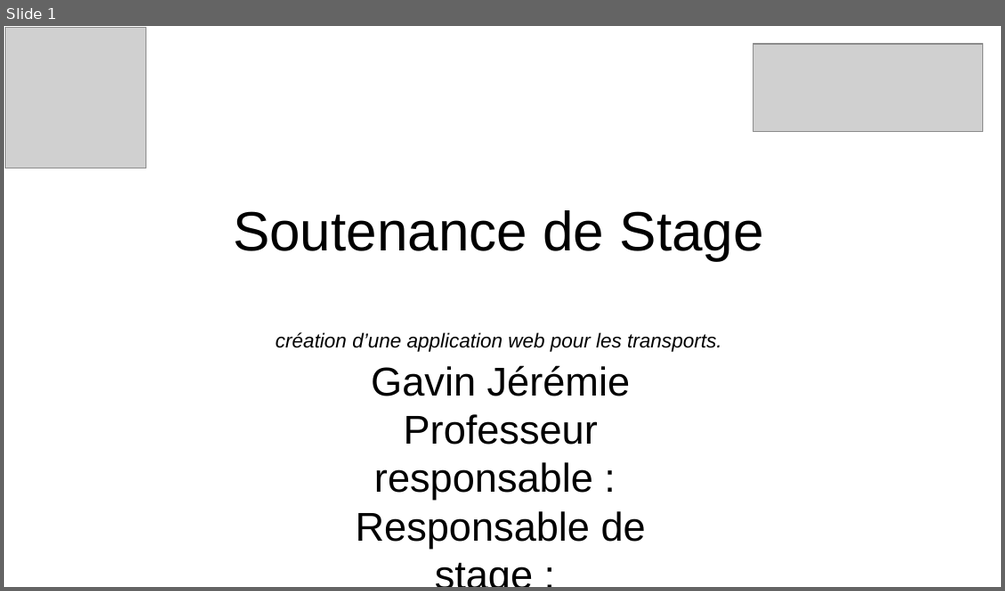
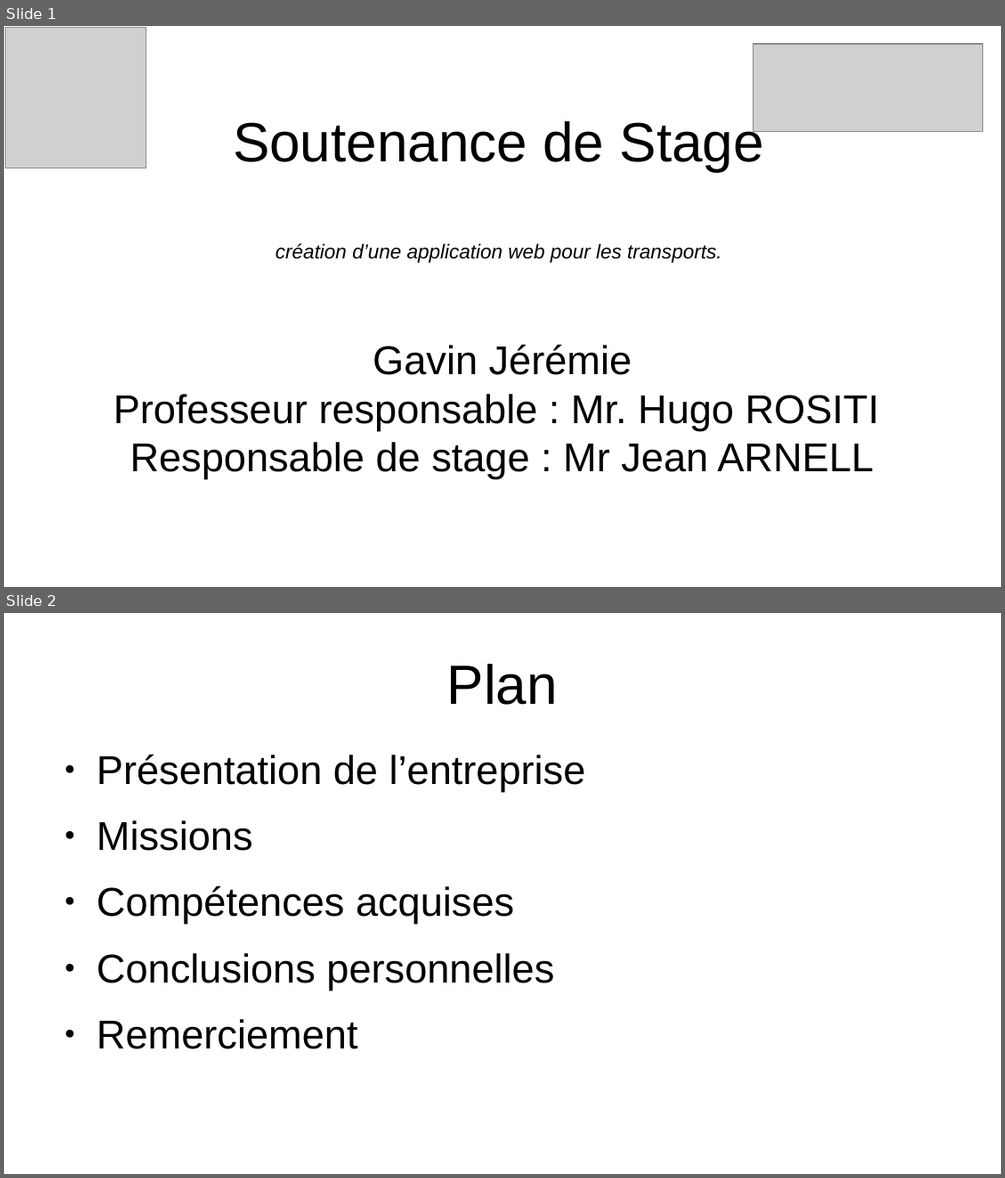
Before and after one commit to Malfioso/MaaS-Computech, a slide deck: Soutenance.odp. Shown one above the other, each under a label of ours: slide 1 before the commit, slides 1 and 2 after it. The pictures are 1005x591 and 1005x1178 pixels, drawn with LibreOffice and Linux fonts; fonts in the diff are those of the drawing; grey boxes stand for pictures. Boxes give left, top, right and bottom in pixels: in the first picture for what was removed or moved away, otherwise in the second. Text is boxed around its words. In the diff, an @@ line names an element or a change of style, - is before the commit and + after.

Commit message:
Soutenance

```diff
--- a/Soutenance.odp
+++ b/Soutenance.odp
@@ slide 2 added at (4,613,1001,1174), background #FFFFFF @@
@@ title added at (447,664,558,705), 44 pt, text #000000 @@
+Plan
@@ text added at (97,754,586,1049), 32 pt, text #000000 @@
+● Présentation de l’entreprise
+● Missions
+● Compétences acquises
+● Conclusions personnelles
+● Remerciement
@@ slide 1 changed as well @@
@@ title "Soutenance de Stage création d’une ..." rewrapped from (233,210,764,352) to (233,117,764,263) @@
@@ subtitle "Gavin Jérémie": place and size @@
-subtitle "Gavin Jérémie" at (356,365,646,548)
+subtitle "Gavin Jérémie" at (113,344,879,478)
@@ subtitle at (113,394,879,478): text changed @@
-Professeur responsable :
-Responsable de stage :
+Professeur responsable : Mr. Hugo ROSITI
+Responsable de stage : Mr Jean ARNELL
```
Also in this commit, not shown: 5 other slides added, 2 other files.
